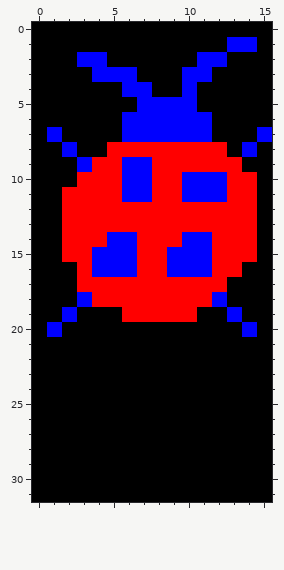
Pixel-art sprite: samples/ladybug.png. The picture above is the old version.
The file is 16x32 pixels.
After the commit:
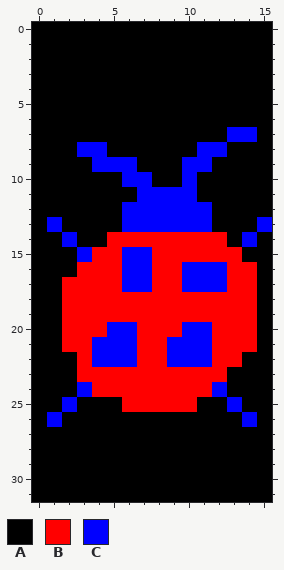
Palette (. is transparent): A #000000  B #ff0000  C #0000ff
Log entry: move pos
Diff:
Colour B gives way to colour A in row 8 at x 5 to 10; in row 9 at x 8 to 9 and 12 to 13; in row 10 at x 3 to 5, 8 to 9 and 13 to 14; in row 11 at x 2 to 5 and 13 to 14; in rows 12 to 13 at x 2 to 5 and 12 to 14; in row 14 at x 3 to 4 and 13.
Colour B gives way to colour A in row 15 at x 2 and 14.
Colour C gives way to colour A in row 1 at x 13 to 14; in row 2 at x 3 to 4 and 11 to 12; in row 3 at x 4 to 6 and 10 to 11; in row 4 at x 6 to 7 and 10; in row 5 at x 7 to 10; in row 6 at x 6 to 11.
Colour C gives way to colour A in row 7 at x 1, 6 to 11 and 15; in row 8 at x 2 and 14; in row 9 at x 3 and 7; in row 10 at x 11 to 12; in row 11 at x 6 and 11 to 12; in row 20 at x 1.
Colour A gives way to colour B in row 16 at x 14; in rows 17 to 18 at x 2 and 13 to 14; in row 19 at x 3 to 5, 11 to 12 and 14; in row 20 at x 2 to 4, 7 to 9 and 12 to 13; in row 21 at x 2 to 3, 7 to 8 and 12 to 14; in row 22 at x 3, 7 to 8 and 12 to 13.
Colour A gives way to colour B in row 23 at x 3 to 12; in row 24 at x 4 to 11; in row 25 at x 6 to 10.
Colour C gives way to colour B in row 14 at x 5 to 6 and 10 to 11; in row 15 at x 4 to 5 and 9 to 11; in row 16 at x 4 to 5 and 9; in row 18 at x 3 and 12; in row 19 at x 2 and 13; in row 20 at x 14.
Colour A gives way to colour C in row 7 at x 13 to 14; in row 8 at x 3 to 4; in row 13 at x 1 and 15; in row 20 at x 5 to 6 and 10 to 11; in rows 21 to 22 at x 4 to 6 and 9 to 11; in row 24 at x 3 and 12.
Colour A gives way to colour C in row 25 at x 2 and 13; in row 26 at x 1 and 14.
Colour B gives way to colour C in row 8 at x 11 to 12; in row 9 at x 4 to 5 and 10 to 11; in row 11 at x 8 to 9; in rows 12 to 13 at x 6 to 11; in row 14 at x 2 and 14; in row 15 at x 3 and 7.
Colour B gives way to colour C in row 16 at x 7 and 12; in row 17 at x 6 to 7 and 10 to 12.
Where, in picture pixels (left, top, right, bottom), the same in both pictures:
changed: (47, 37, 272, 427)
